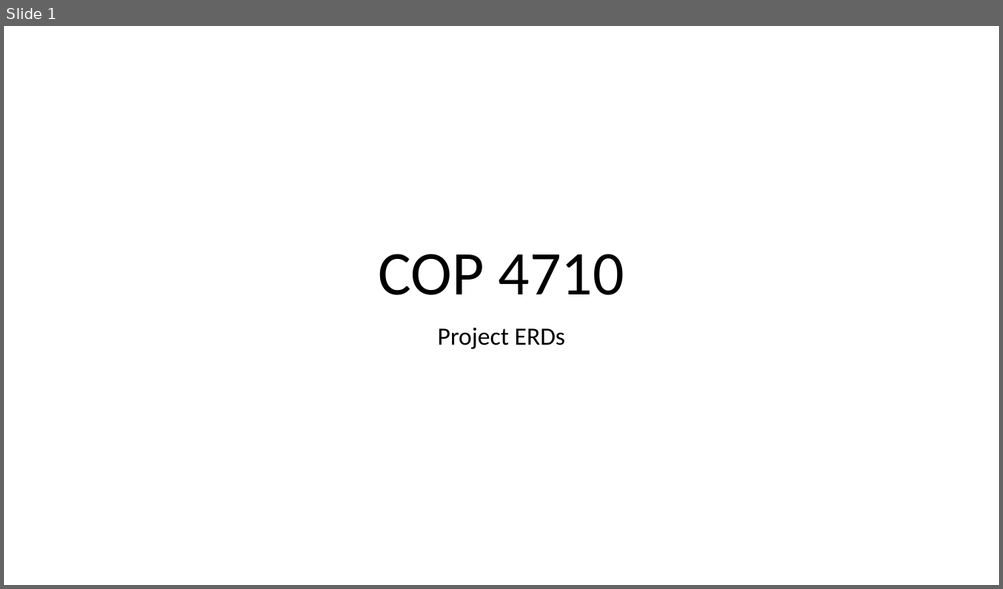
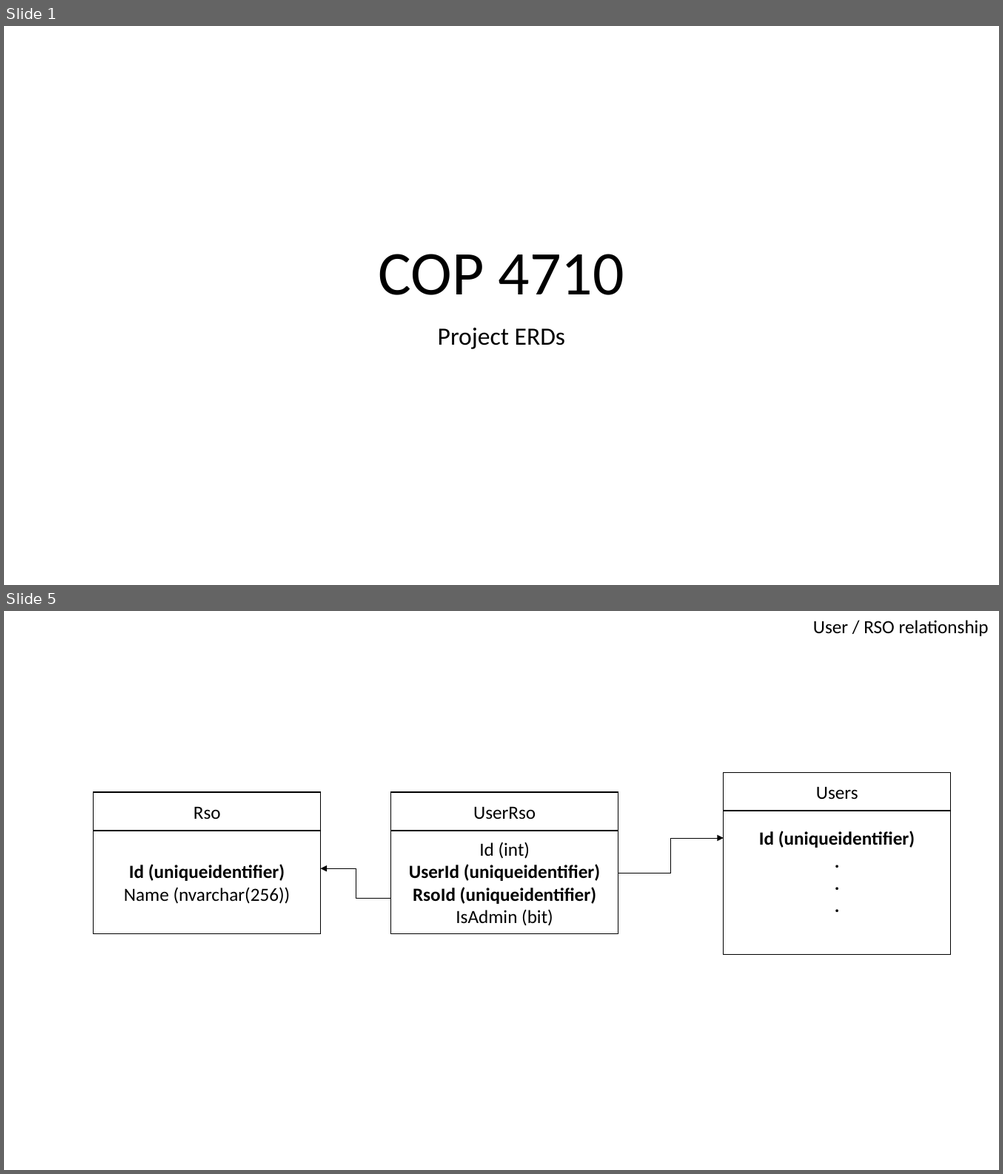
Before and after one commit to Chandler24/COP-4710-Semester-Project, a slide deck: Docs/ERD's (Draft).pptx. Shown one above the other, each under a label of ours: slide 1 before the commit, slides 1 and 5 after it; the slides between them are not shown. The pictures are 1003x589 and 1003x1174 pixels, drawn with LibreOffice and Linux fonts; fonts in the diff are those of the drawing. Boxes give left, top, right and bottom in pixels: in the first picture for what was removed or moved away, otherwise in the second. Text is boxed around its words. In the diff, an @@ line names an element or a change of style, - is before the commit and + after.

```diff
--- a/Docs/ERD's (Draft).pptx
+++ b/Docs/ERD's (Draft).pptx
@@ slide 5 added at (x1=4, y1=611, x2=999, y2=1170), background #FFFFFF @@
@@ text added at (x1=813, y1=620, x2=988, y2=636), 18 pt, text #000000 @@
+User / RSO relationship
@@ rectangle added at (x1=723, y1=773, x2=950, y2=812), fill #FFFFFF, outline #000000 1 pt, 18 pt, text #000000 @@
+Users
@@ rectangle added at (x1=94, y1=792, x2=321, y2=831), fill #FFFFFF, outline #000000 1 pt, 18 pt, text #000000 @@
+Rso
@@ rectangle added at (x1=391, y1=792, x2=619, y2=831), fill #FFFFFF, outline #000000 1 pt, 18 pt, text #000000 @@
+UserRso
@@ rectangle added at (x1=94, y1=831, x2=321, y2=934), fill #FFFFFF, outline #000000 1 pt, 18 pt, text #000000, bold @@
+Id (uniqueidentifier)
+Name (nvarchar(256))
@@ rectangle added at (x1=391, y1=831, x2=619, y2=934), fill #FFFFFF, outline #000000 1 pt, 18 pt, text #000000, bold @@
+Id (int)
+UserId (uniqueidentifier)
+RsoId (uniqueidentifier)
+IsAdmin (bit)
@@ rectangle added at (x1=723, y1=811, x2=950, y2=955), fill #FFFFFF, outline #000000 1 pt, 18 pt, text #000000, bold @@
+Id (uniqueidentifier)
+.
+.
+.
@@ elbow arrow added from (618, 873) to (723, 839), #000000 0.5 pt @@
@@ elbow arrow added from (391, 899) to (320, 869), #000000 0.5 pt @@
```
Also in this commit, not shown: 1 slide changed, 5 other slides added.
